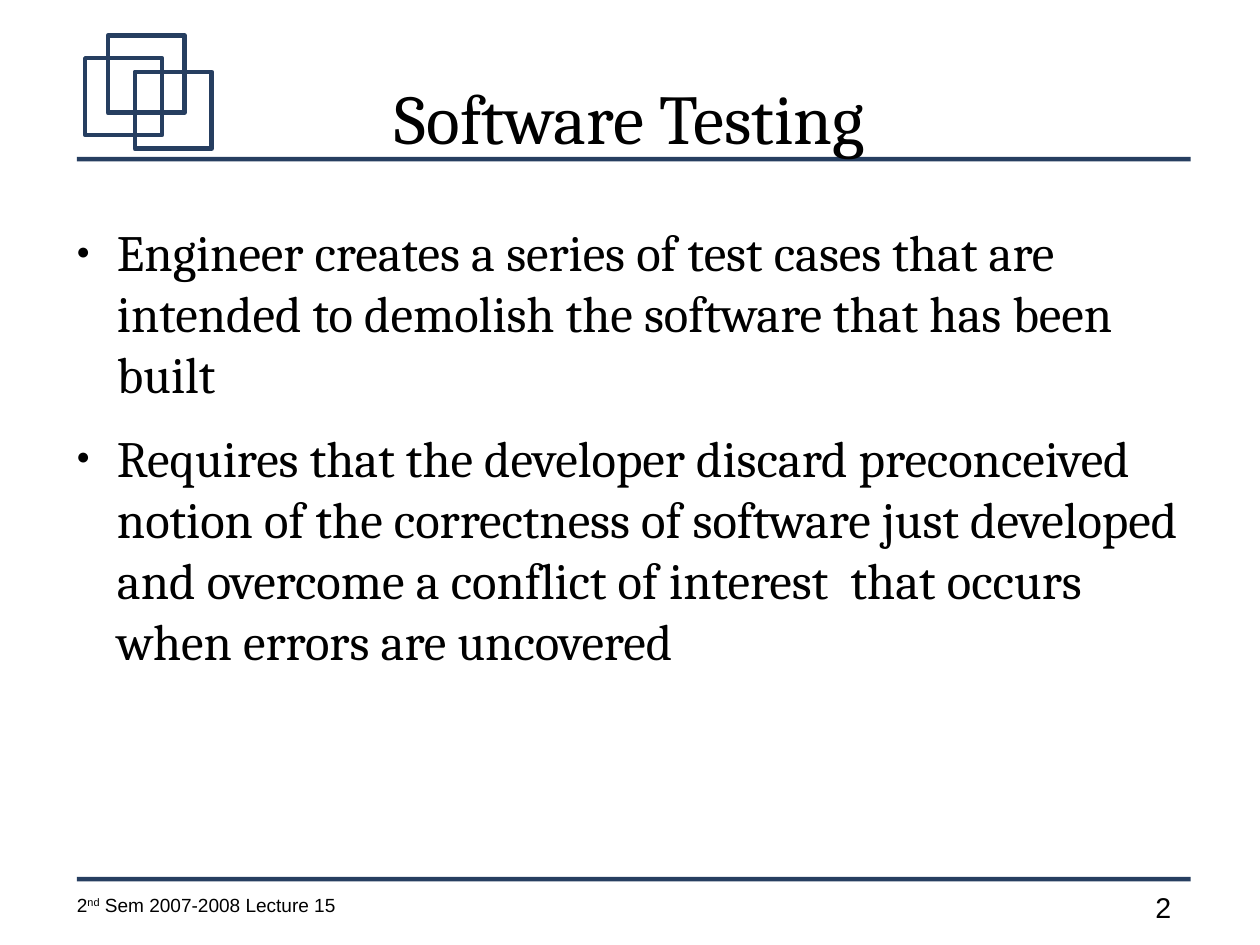
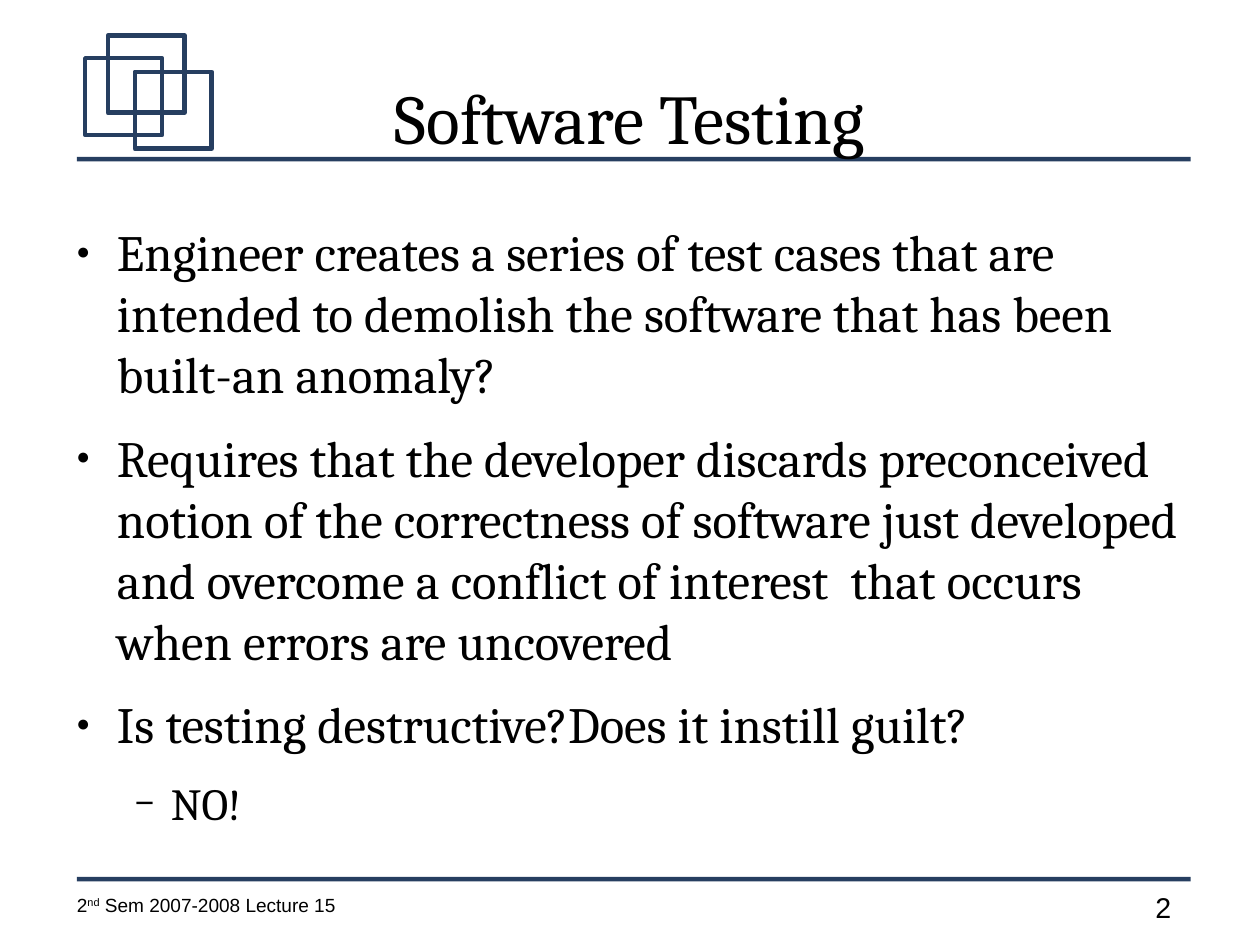
Before and after one commit to jachermocilla/jach-homepage, a slide deck: slide 2 of CMSC128-2nd-Sem-2007-L15.odp. Drawn at 1260x945 pixels with LibreOffice and Linux fonts; fonts in the diff are those of the drawing. Boxes give left, top, right and bottom in pixels: in the first picture for what was removed or moved away, otherwise in the second. Text is boxed around its words. In the diff, an @@ line names an element or a change of style, - is before the commit and + after.

```diff
--- a/CMSC128-2nd-Sem-2007-L15.odp
+++ b/CMSC128-2nd-Sem-2007-L15.odp
@@ text at [117,235,1177,821]: text changed @@
-● Engineer creates a series of test cases that are intended to demolish the software that has been built
-● Requires that the developer discard preconceived notion of the correctness of software just developed and overcome a conflict of interest that occurs when errors are uncovered
+● Engineer creates a series of test cases that are intended to demolish the software that has been built-an anomaly?
+● Requires that the developer discards preconceived notion of the correctness of software just developed and overcome a conflict of interest that occurs when errors are uncovered
+● Is testing destructive?Does it instill guilt?
+  − NO!
```
Also in this commit, not shown: 5 other slides changed, 6 slides added.
